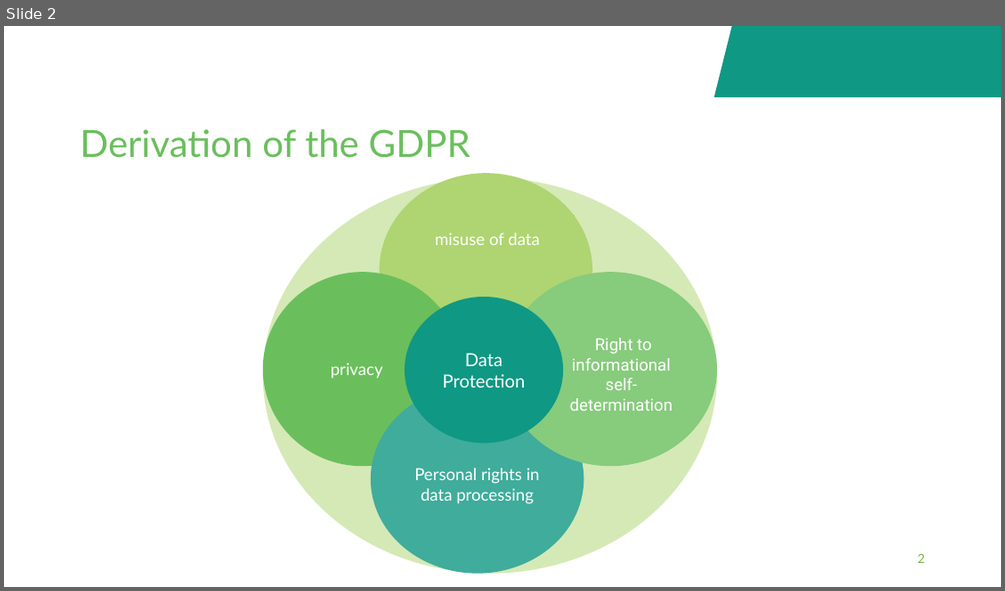
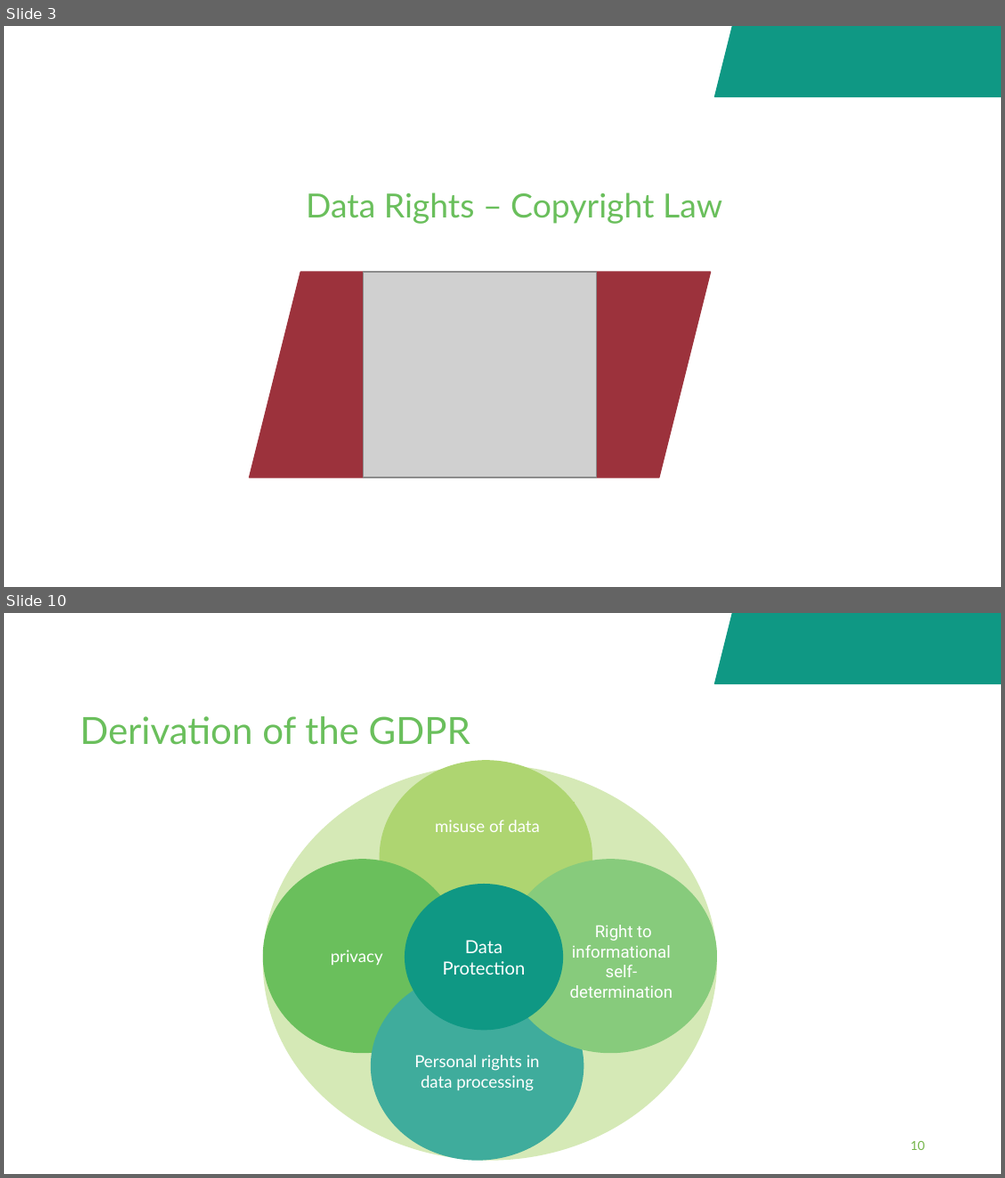
Before and after one commit to fairagro/FAIRagro_Modular-RDM-Training-Material, a slide deck: FAIRagro_Trainings_planned/2026-11_YSM_JKI/20261117-09-Responsible-Handling-20min-Bosse.odp. Shown one above the other, each under a label of ours: slide 2 before the commit, slides 3 and 10 after it; the slides between them are not shown. The pictures are 1005x591 and 1005x1178 pixels, drawn with LibreOffice and Linux fonts; fonts in the diff are those of the drawing; grey boxes stand for pictures; background and template pictures are left out. Boxes give left, top, right and bottom in pixels: in the first picture for what was removed or moved away, otherwise in the second. Text is boxed around its words. In the diff, an @@ line names an element or a change of style, - is before the commit and + after.

```diff
--- a/FAIRagro_Trainings_planned/2026-11_YSM_JKI/20261117-09-Responsible-Handling-20min-Bosse.odp
+++ b/FAIRagro_Trainings_planned/2026-11_YSM_JKI/20261117-09-Responsible-Handling-20min-Bosse.odp
@@ slide 3 added at [4, 26, 1001, 587], background #FFFFFF; not listed: 1 template element that a slide beside it also shows @@
@@ text added at [306, 192, 722, 224], 24 pt, text #6ABF5C @@
+Data Rights – Copyright Law
@@ parallelogram added at [250, 273, 711, 477], fill #9C323C, outline #9C323C 0.74 pt @@
@@ picture added at [363, 273, 596, 477] @@
@@ what was slide 2 is now slide 10 @@
@@ page number at [910, 1141, 924, 1150]: text changed @@
-2
+10
```
Also in this commit, not shown: 2 slides changed, 8 other slides added, 1 slide removed, 11 other files.
